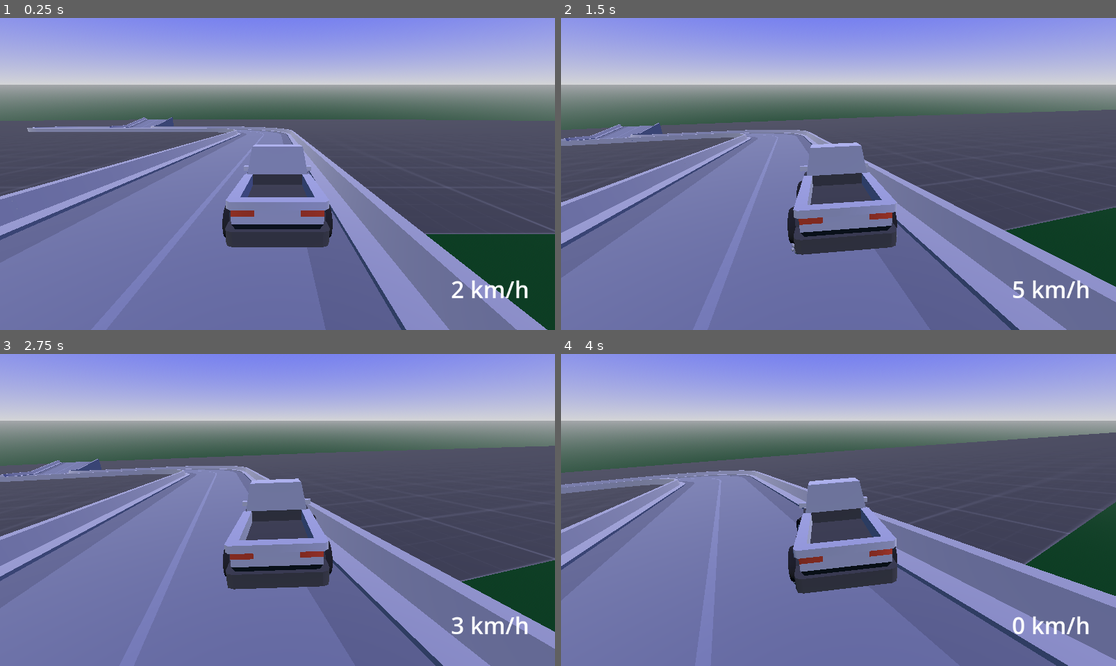
Above: before the commit, frames 1-4 (two rows, left to right).
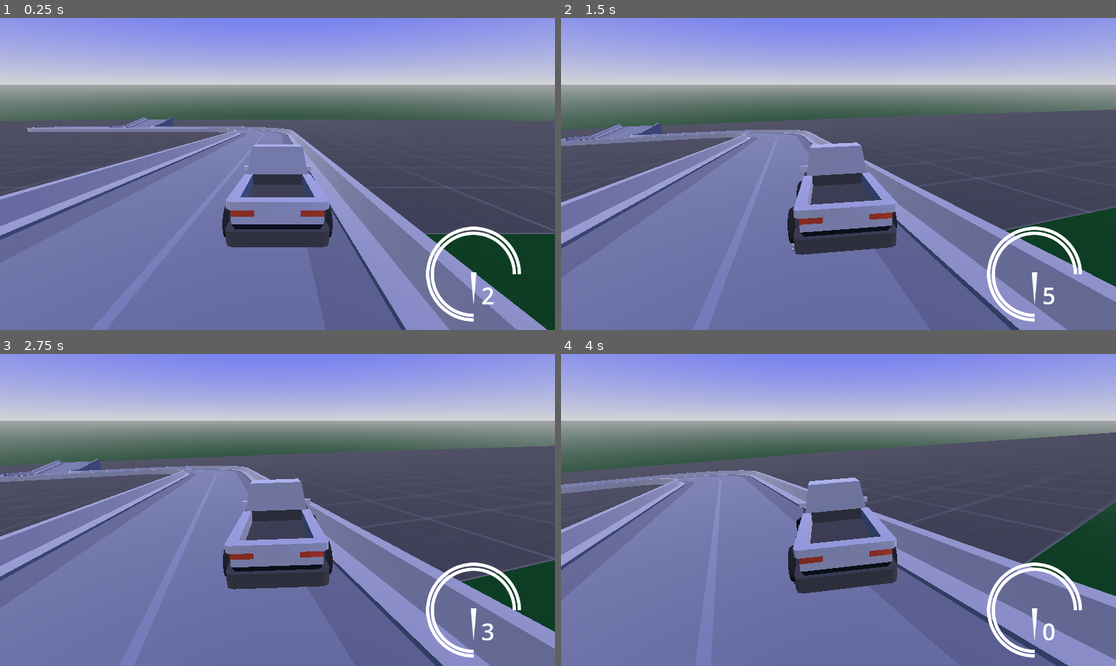
Above: after the commit, the same moments.

Repository: Yngwarr/tofu-delivery-game
Game: Godot game, scene res://scenes/Game.tscn
The game is run twice, just before and just after one commit, with the same random seed, the same clock (stepped at 60 frames per second) and the same inputs.
Inputs:
- Up to frame 1 (0.25 s): no input
- Up to frame 2 (1.5 s): hold D (steer_right) 0.53-1.28 s; tap W (throttle) at 0.6, 1.35 s; hold S (brake) from 1.28 s (still down)
- Up to frame 3 (2.75 s): release S (brake) at 2.03 s; hold D (steer_right) from 2.03 s (still down); tap W (throttle) at 2.1 s
- Up to frame 4 (4 s): tap W (throttle) at 2.85, 3.6 s; release D (steer_right) at 3.53 s; hold A (steer_left) from 3.53 s (still down)

The runs differ from the first frame. In frame 1, 1.3% of the frame differs, in the area x 76-96%, y 66-98%; in frame 2, 1.3%; in frame 3, 1.2%; in frame 4, 1.3%.

Commit message:
edit speedometer

Diff:
--- a/scenes/Game.tscn
+++ b/scenes/Game.tscn
@@ -1,9 +1,11 @@
-[gd_scene load_steps=11 format=3 uid="uid://ucubnjga7flw"]
+[gd_scene load_steps=13 format=3 uid="uid://ucubnjga7flw"]
 
 [ext_resource type="PackedScene" uid="uid://cdqld478wjboa" path="res://scenes/Car.tscn" id="1_ee4kg"]
 [ext_resource type="Texture2D" uid="uid://t3ljxgs3vynr" path="res://textures/proto_dark.png" id="1_gocvt"]
 [ext_resource type="Script" path="res://src/Speedometer.gd" id="3_euadt"]
 [ext_resource type="PackedScene" uid="uid://dl1a1tmrmtdls" path="res://scenes/Road.tscn" id="4_mpevo"]
+[ext_resource type="Texture2D" uid="uid://cmj4se5epwa5t" path="res://textures/speedometer.png" id="5_8lsma"]
+[ext_resource type="Texture2D" uid="uid://calurnr5vmja1" path="res://textures/Arrow.png" id="6_6458a"]
 
 [sub_resource type="WorldBoundaryShape3D" id="WorldBoundaryShape3D_b63vk"]
 plane = Plane(0, 1, 0.15, 0)
@@ -33,22 +35,33 @@
 
 [node name="HUD" type="CanvasLayer" parent="."]
 
+[node name="SpeedometerBG" type="Sprite2D" parent="HUD"]
+position = Vector2(983, 532)
+scale = Vector2(0.856522, 0.856522)
+texture = ExtResource("5_8lsma")
+
+[node name="Arrow" type="Sprite2D" parent="HUD/SpeedometerBG"]
+scale = Vector2(1.16751, 1.16751)
+texture = ExtResource("6_6458a")
+offset = Vector2(0, 30)
+flip_v = true
+
 [node name="Speedometer" type="Label" parent="HUD" node_paths=PackedStringArray("car")]
 anchors_preset = 3
 anchor_left = 1.0
 anchor_top = 1.0
 anchor_right = 1.0
 anchor_bottom = 1.0
-offset_left = -197.0
-offset_top = -99.0
-offset_right = -54.0
-offset_bottom = -51.0
+offset_left = -153.0
+offset_top = -105.0
+offset_right = -20.0
+offset_bottom = -35.0
 grow_horizontal = 0
 grow_vertical = 0
 size_flags_horizontal = 8
 size_flags_vertical = 8
 theme_override_font_sizes/font_size = 48
-text = "136 km/h"
+text = "136"
 script = ExtResource("3_euadt")
 car = NodePath("../../Car")
 
--- a/src/Speedometer.gd
+++ b/src/Speedometer.gd
@@ -5,4 +5,4 @@
 func _physics_process(_delta):
 	# converting to km/h
 	var speed = car.get_linear_velocity().length() * 3.6
-	text = "%.f km/h" % speed
+	text = "%.f" % speed
Binary file added: textures/Arrow.png
Not shown, added: textures/Arrow.png.import
Binary file added: textures/speedometer.png
Not shown, added: textures/speedometer.png.import
